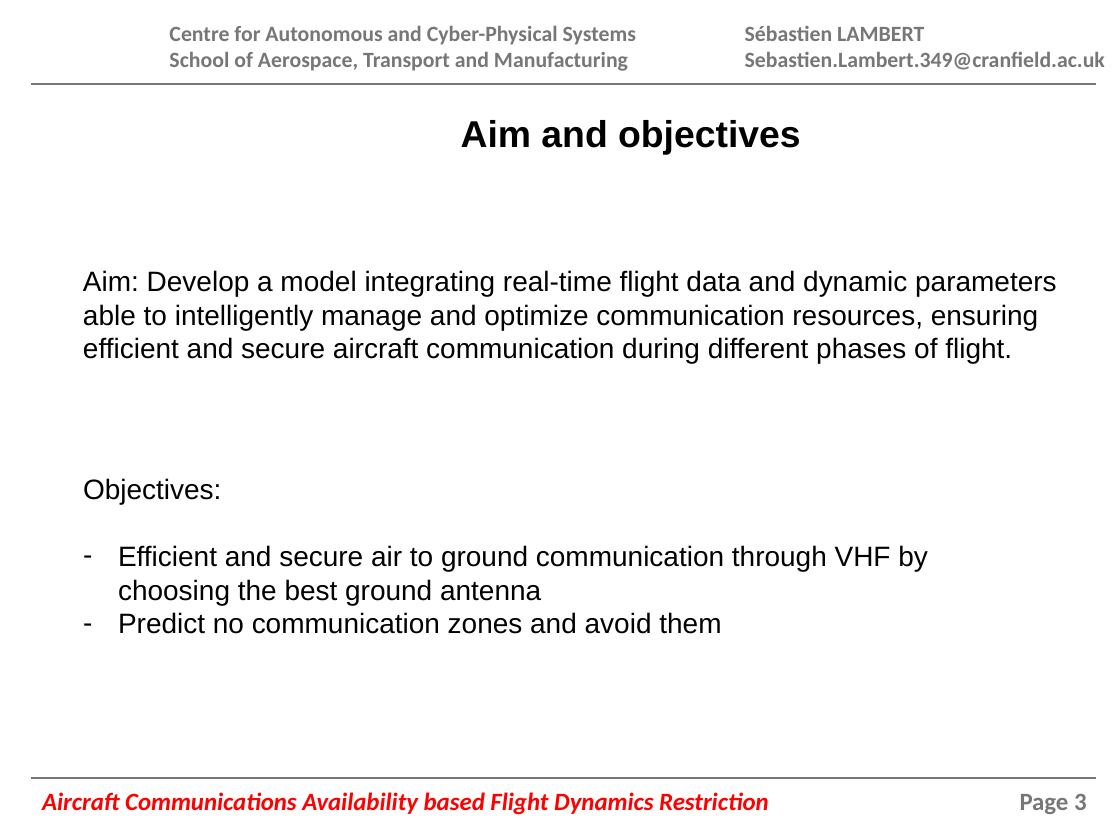
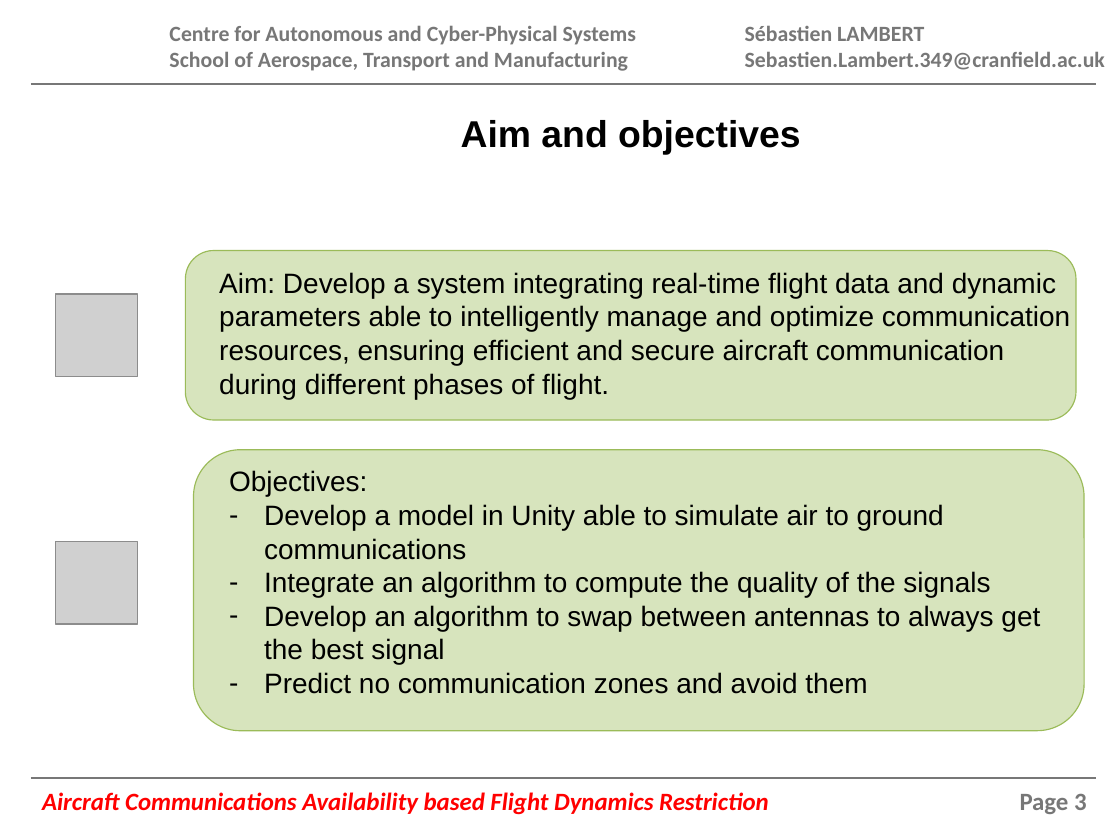
Before and after one commit to AVDC-Sebastien/IRP, a slide deck: slide 3 of Presentation/Interim_SLambert_416349.pptx. Drawn at 1120x840 pixels with LibreOffice and Linux fonts; fonts in the diff are those of the drawing; grey boxes stand for pictures; background and template pictures are left out. Boxes give left, top, right and bottom in pixels: in the first picture for what was removed or moved away, otherwise in the second. Text is boxed around its words. In the diff, an @@ line names an element or a change of style, - is before the commit and + after.

```diff
--- a/Presentation/Interim_SLambert_416349.pptx
+++ b/Presentation/Interim_SLambert_416349.pptx
@@ rounded rectangle added at bbox=[186, 251, 1076, 420], fill #D7E4BD, outline #9BBB59 0.75 pt @@
@@ picture added at bbox=[55, 295, 138, 377] @@
@@ text at bbox=[219, 272, 1070, 399]: text changed @@
-Aim: Develop a model integrating real-time flight data and dynamic parameters able to intelligently manage and optimize communication resources, ensuring efficient and secure aircraft communication during different phases of flight.
+Aim: Develop a system integrating real-time flight data and dynamic parameters able to intelligently manage and optimize communication resources, ensuring efficient and secure aircraft communication during different phases of flight.
@@ rounded rectangle added at bbox=[194, 450, 1084, 731], fill #D7E4BD, outline #9BBB59 0.75 pt @@
@@ text "Objectives:": place and size @@
-text "Objectives:" at bbox=[83, 478, 928, 634]
+text "Objectives:" at bbox=[229, 470, 1040, 694]
@@ text at bbox=[264, 504, 1040, 665]: text changed @@
-– Efficient and secure air to ground communication through VHF by choosing the best ground antenna
+– Develop a model in Unity able to simulate air to ground communications
+– Integrate an algorithm to compute the quality of the signals
+– Develop an algorithm to swap between antennas to always get the best signal
@@ picture added at bbox=[55, 542, 138, 625] @@
```
Also in this commit, not shown: 7 other slides changed, 4 slides added, 2 slides removed, 10 other files.
